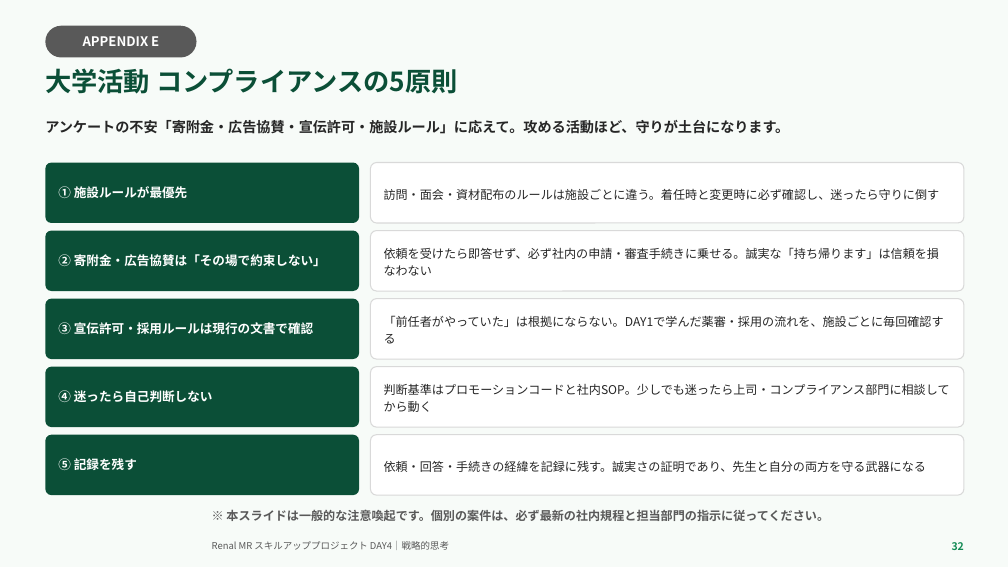
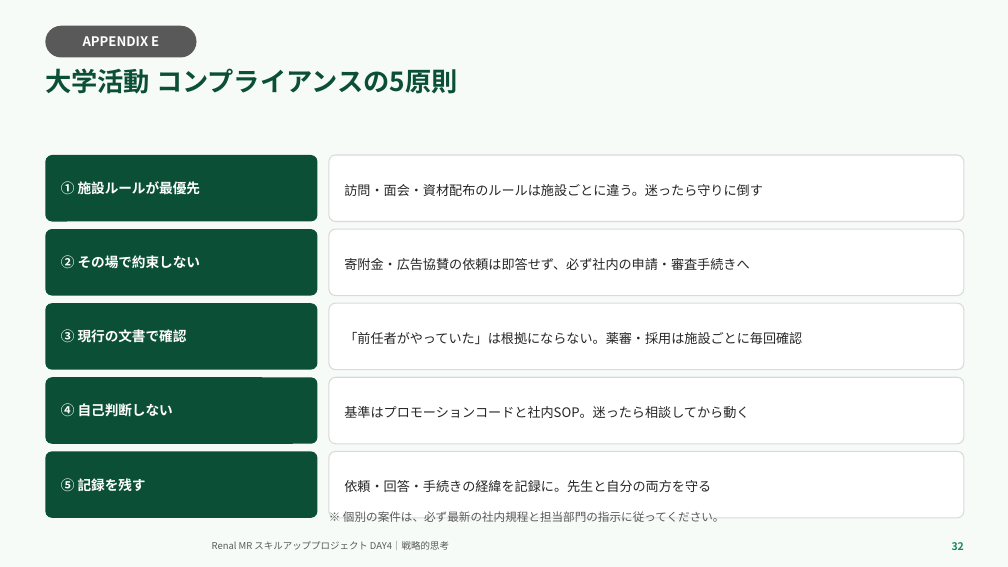
Before and after one commit to TAKUYA-1187/Claude, a slide deck: slide 32 of novartis_training/DAY4_ちょっと分かるだけで世界が変わる.pptx. Drawn at 1008x567 pixels with LibreOffice and Linux fonts; fonts in the diff are those of the drawing; background and template pictures are left out. Boxes give left, top, right and bottom in pixels: in the first picture for what was removed or moved away, otherwise in the second. Text is boxed around its words. In the diff, an @@ line names an element or a change of style, - is before the commit and + after.

```diff
--- a/novartis_training/DAY4_ちょっと分かるだけで世界が変わる.pptx
+++ b/novartis_training/DAY4_ちょっと分かるだけで世界が変わる.pptx
@@ text removed at (45, 120, 789, 134) @@
-アンケートの不安「寄附金・広告協賛・宣伝許可・施設ルール」に応えて。攻める活動ほど、守りが土台になります。
@@ rounded rectangle "① 施設ルールが最優先": place and size @@
-rounded rectangle "① 施設ルールが最優先" at (45, 163, 359, 223)
+rounded rectangle "① 施設ルールが最優先" at (45, 155, 318, 222)
@@ rounded rectangle "① 施設ルールが最優先" at (45, 155, 318, 222): size 12 to 13 pt @@
@@ rounded rectangle "訪問・面会・資材配布のルールは施設ごとに違う。迷ったら守りに倒す": place and size @@
-rounded rectangle "訪問・面会・資材配布のルールは施設ごとに違う。迷ったら守りに倒す" at (371, 163, 964, 223)
+rounded rectangle "訪問・面会・資材配布のルールは施設ごとに違う。迷ったら守りに倒す" at (329, 155, 964, 222)
@@ text in rounded rectangle at (344, 184, 763, 196): text changed; size 11.5 to 12.5 pt @@
-訪問・面会・資材配布のルールは施設ごとに違う。着任時と変更時に必ず確認し、迷ったら守りに倒す
+訪問・面会・資材配布のルールは施設ごとに違う。迷ったら守りに倒す
@@ rounded rectangle "② その場で約束しない": place and size @@
-rounded rectangle "② その場で約束しない" at (45, 231, 359, 291)
+rounded rectangle "② その場で約束しない" at (45, 229, 318, 296)
@@ rounded rectangle "寄附金・広告協賛の依頼は即答せず、必ず社内の申請・審査手続きへ": place and size @@
-rounded rectangle "寄附金・広告協賛の依頼は即答せず、必ず社内の申請・審査手続きへ" at (371, 231, 964, 291)
+rounded rectangle "寄附金・広告協賛の依頼は即答せず、必ず社内の申請・審査手続きへ" at (329, 229, 964, 296)
@@ text in rounded rectangle at (61, 255, 201, 269): text changed; size 12 to 13 pt @@
-② 寄附金・広告協賛は「その場で約束しない」
+② その場で約束しない
@@ text in rounded rectangle at (344, 258, 749, 270): text changed; size 11.5 to 12.5 pt @@
-依頼を受けたら即答せず、必ず社内の申請・審査手続きに乗せる。誠実な「持ち帰ります」は信頼を損なわない
+寄附金・広告協賛の依頼は即答せず、必ず社内の申請・審査手続きへ
@@ rounded rectangle "③ 現行の文書で確認": place and size @@
-rounded rectangle "③ 現行の文書で確認" at (45, 299, 359, 359)
+rounded rectangle "③ 現行の文書で確認" at (45, 303, 318, 370)
@@ text in rounded rectangle at (61, 329, 187, 343): text changed; size 12 to 13 pt @@
-③ 宣伝許可・採用ルールは現行の文書で確認
+③ 現行の文書で確認
@@ rounded rectangle "「前任者がやっていた」は根拠にならない。薬審・採用は施設ごとに毎回確認": place and size @@
-rounded rectangle "「前任者がやっていた」は根拠にならない。薬審・採用は施設ごとに毎回確認" at (371, 299, 964, 359)
+rounded rectangle "「前任者がやっていた」は根拠にならない。薬審・採用は施設ごとに毎回確認" at (329, 303, 964, 370)
@@ text in rounded rectangle at (344, 332, 802, 344): text changed; size 11.5 to 12.5 pt @@
-「前任者がやっていた」は根拠にならない。DAY1で学んだ薬審・採用の流れを、施設ごとに毎回確認する
+「前任者がやっていた」は根拠にならない。薬審・採用は施設ごとに毎回確認
@@ rounded rectangle "④ 自己判断しない": place and size @@
-rounded rectangle "④ 自己判断しない" at (45, 367, 359, 427)
+rounded rectangle "④ 自己判断しない" at (45, 377, 318, 444)
@@ rounded rectangle "基準はプロモーションコードと社内SOP。迷ったら相談してから動く": place and size @@
-rounded rectangle "基準はプロモーションコードと社内SOP。迷ったら相談してから動く" at (371, 367, 964, 427)
+rounded rectangle "基準はプロモーションコードと社内SOP。迷ったら相談してから動く" at (329, 377, 964, 444)
@@ text in rounded rectangle at (61, 403, 173, 417): text changed; size 12 to 13 pt @@
-④ 迷ったら自己判断しない
+④ 自己判断しない
@@ text in rounded rectangle at (344, 406, 749, 418): text changed; size 11.5 to 12.5 pt @@
-判断基準はプロモーションコードと社内SOP。少しでも迷ったら上司・コンプライアンス部門に相談してから動く
+基準はプロモーションコードと社内SOP。迷ったら相談してから動く
@@ rounded rectangle "⑤ 記録を残す" at (45, 451, 318, 518): size 12 to 13 pt @@
@@ rounded rectangle "⑤ 記録を残す": place and size @@
-rounded rectangle "⑤ 記録を残す" at (45, 435, 359, 495)
+rounded rectangle "⑤ 記録を残す" at (45, 451, 318, 518)
@@ rounded rectangle "依頼・回答・手続きの経緯を記録に。先生と自分の両方を守る": place and size @@
-rounded rectangle "依頼・回答・手続きの経緯を記録に。先生と自分の両方を守る" at (371, 435, 964, 495)
+rounded rectangle "依頼・回答・手続きの経緯を記録に。先生と自分の両方を守る" at (329, 451, 964, 518)
@@ text in rounded rectangle at (344, 480, 711, 492): text changed; size 11.5 to 12.5 pt @@
-依頼・回答・手続きの経緯を記録に残す。誠実さの証明であり、先生と自分の両方を守る武器になる
+依頼・回答・手続きの経緯を記録に。先生と自分の両方を守る
@@ text at (343, 511, 725, 522): text changed; size 11.5 to 11 pt; bold off @@
-※ 本スライドは一般的な注意喚起です。個別の案件は、必ず最新の社内規程と担当部門の指示に従ってください。
+※ 個別の案件は、必ず最新の社内規程と担当部門の指示に従ってください。
```
Also in this commit, not shown: 25 other slides changed, 1 other file.
